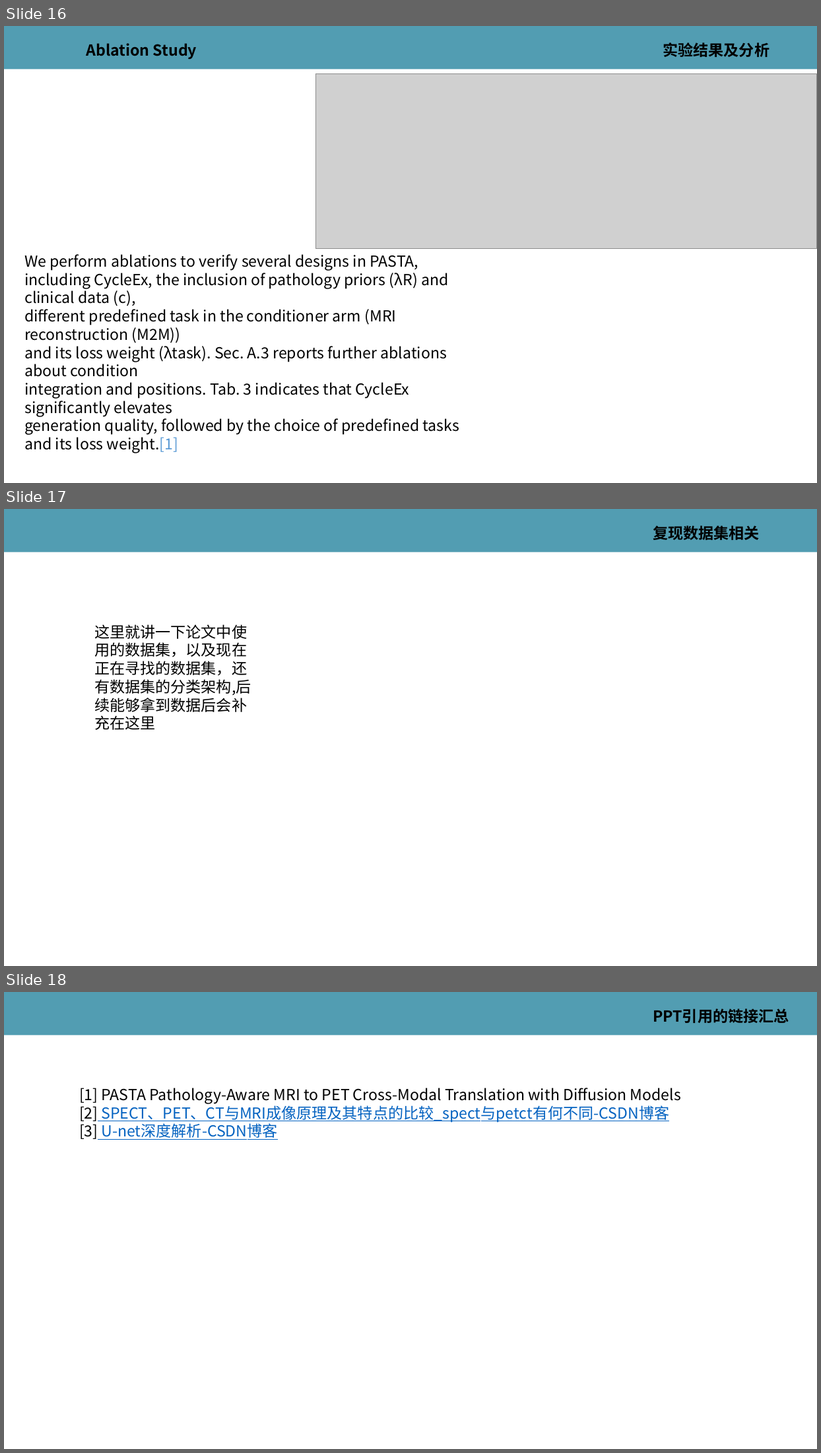
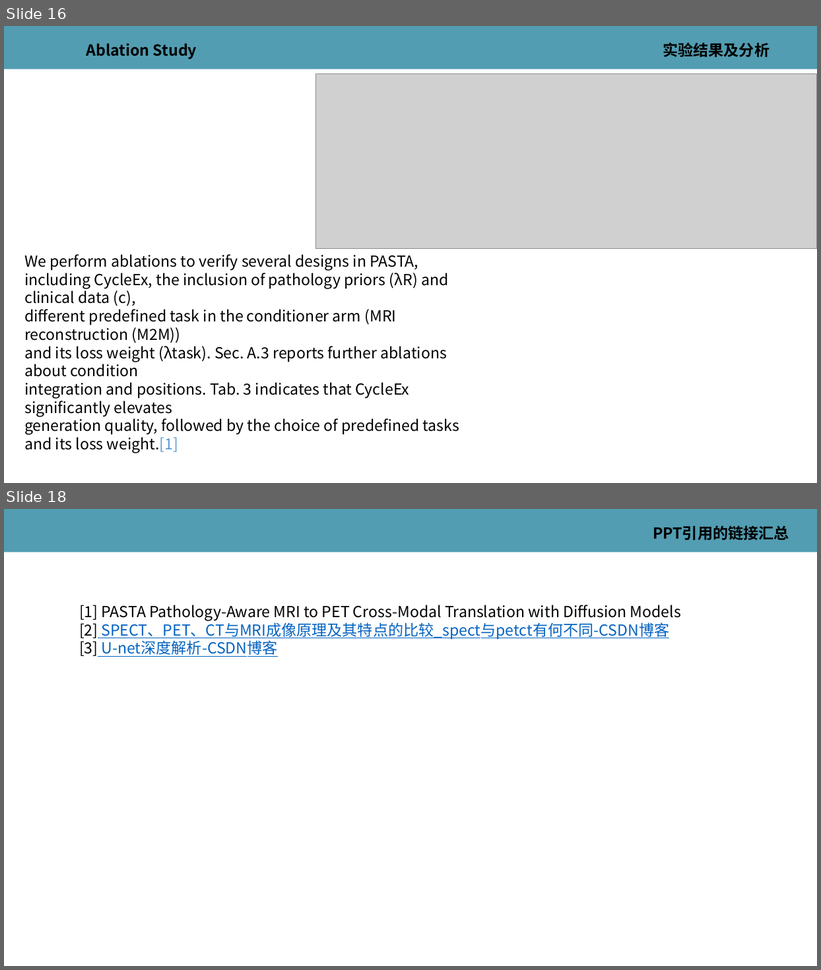
Before and after one commit to jjjackying/The-MRI-PET-, a slide deck: PASTA.pptx. Shown one above the other, each under a label of ours: slides 16, 17 and 18 before the commit, slides 16 and 18 after it; the slides between them are not shown. The pictures are 821x1453 and 821x970 pixels, drawn with LibreOffice and Linux fonts; fonts in the diff are those of the drawing; grey boxes stand for pictures; background and template pictures are left out. Boxes give left, top, right and bottom in pixels: in the first picture for what was removed or moved away, otherwise in the second. Text is boxed around its words. In the diff, an @@ line names an element or a change of style, - is before the commit and + after.

```diff
--- a/PASTA.pptx
+++ b/PASTA.pptx
@@ slide 17 removed at bbox=[4, 509, 817, 966], background #FFFFFF; not listed: 1 template element that a slide beside it also shows @@
@@ text removed at bbox=[653, 525, 760, 540] @@
-复现数据集相关
@@ text removed at bbox=[94, 625, 251, 730] @@
-这里就讲一下论文中使用的数据集，以及现在正在寻找的数据集，还有数据集的分类架构,后续能够拿到数据后会补充在这里
```
Also in this commit, not shown: 1 slide added.
